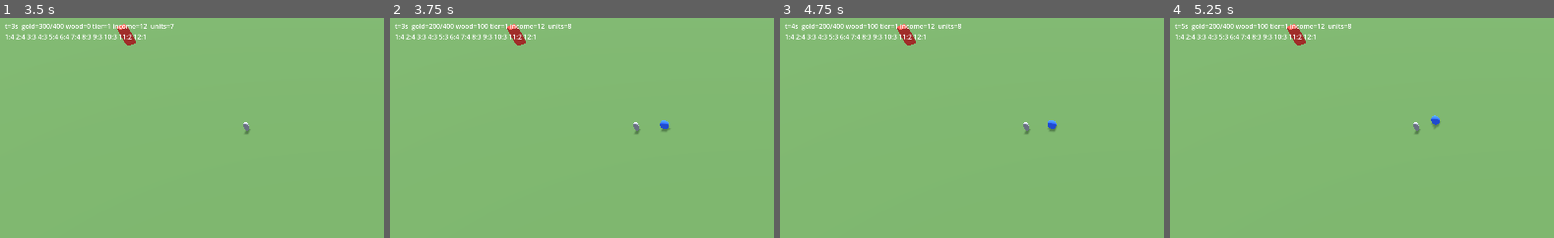
Above: before the commit, frames 1-4 (left to right).
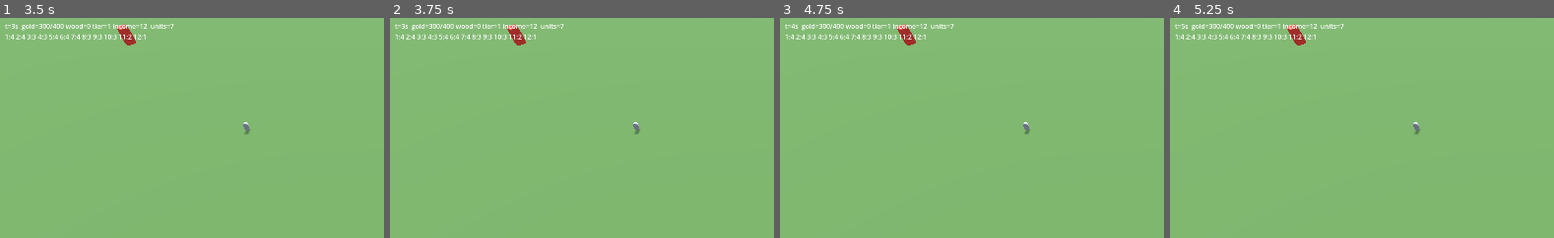
Above: after the commit, the same moments.

Repository: SapphireSignal/CrystalClashClaude
Game: Godot game, scene res://game/main.tscn
Two runs of this game, one before a commit and one after it. Both use one fixed random seed, a clock stepped at 60 frames per second and the inputs below.
Inputs (mouse positions are % of the whole screen's width and height, from its top left):
- Up to frame 1 (3.5 s): tap Enter at 0.5, 2 s; move the mouse to (46, 70) at 0.52 s; tap 1 at 0.6 s; tap Space at 1.25, 2.75 s; move the mouse to (82, 65) at 1.27 s; tap 2 at 1.35 s; move the mouse to (20, 35) at 2.02 s; tap 3 at 2.1 s; move the mouse to (56, 50) at 2.77 s; tap 4 at 2.85 s
- Up to frame 2 (3.75 s): tap Enter at 3.5 s; move the mouse to (36, 25) at 3.52 s; tap 5 at 3.6 s
- Up to frame 3 (4.75 s): tap Space at 4.25 s; move the mouse to (74, 45) at 4.27 s; tap 6 at 4.35 s
- Up to frame 4 (5.25 s): move the mouse to (31, 55) at 5.02 s; tap 7 at 5.1 s
The pictures show only the part of the screen within x 0-50%, y 0-50%; the shares and areas given below are measured in that part.

Frame 1 is identical in both runs. In frame 2, 0.5% of the frame differs, in the area x 10-73%, y 2-52%; in frame 3, 0.5%; in frame 4, 0.5%.

Commit message:
Overheal, projectile splash with splash factor, dynamic drop zone
Co-Authored-By: Claude Fable 5.1 <noreply@anthropic.com>

Diff:
--- a/game/sim/projectile.gd
+++ b/game/sim/projectile.gd
@@ -14,6 +14,8 @@
 var damage: float
 var damage_type: int
 var created_at: int
+var aoe: float = 0.0          # splash radius on impact (eiWelaAreaOfEffect passed from the shooter or own)
+var splash_factor: float = 10000.0   # eiWelaSplashfactor: total damage pool = damage * factor
 
 
 func _init(p_unit_id: String, league: int) -> void:
@@ -21,3 +23,7 @@
 	var bb := Blackboard.new()
 	UnitDb.fill_blackboard(bb, unit_id, league)
 	speed = bb.get_float("eiSpeed", Blackboard.ANY_GROUP, 20.0 / 1000.0)
+	for g in bb.groups_of("eiWelaAreaOfEffect"):   # projectile scripts with their own splash group
+		aoe = maxf(aoe, bb.get_float("eiWelaAreaOfEffect", g, 0.0))
+	for g in bb.groups_of("eiWelaSplashfactor"):
+		splash_factor = bb.get_float("eiWelaSplashfactor", g, 10000.0)
--- a/game/sim/sim_entity.gd
+++ b/game/sim/sim_entity.gd
@@ -16,6 +16,7 @@
 
 var health: float = 0.0
 var max_health: float = 0.0
+var overheal: float = 0.0            # reOverheal: absorbed before health, capped at max_health * 2
 var alive: bool = true
 var base_armor: SimConstants.ArmorType = SimConstants.ArmorType.UNARMORED
 var base_speed: float = SimConstants.DEFAULT_SPEED   # units per ms
--- a/game/sim/simulation.gd
+++ b/game/sim/simulation.gd
@@ -395,9 +395,18 @@
 	return out
 
 
-## ZONE_DROP: the map's Drop polygon. The dynamic nexus/lane-push zones are not implemented yet.
-func _in_drop_zone(_team: int, p: Vector2) -> bool:
-	return map.in_zone("Drop", p)
+## Drops need the map's Drop polygon (TWelaTargetConstraintZoneComponent ZONE_DROP) and the team's dynamic
+## drop zone (dzDrop): radius eiWelaRange[3] around the own nexus (31.5) and own lanetowers (30),
+## emitted by TDynamicZoneRadialEmitterComponent, so the zone grows as lane nodes are captured.
+func _in_drop_zone(team: int, p: Vector2) -> bool:
+	if not map.in_zone("Drop", p):
+		return false
+	for e: SimEntity in entities.values():
+		if not e.alive or e.team != team or not (e.has("upNexus") or e.has("upLanetower")):
+			continue
+		if e.position.distance_to(p) <= e.bb.get_float("eiWelaRange", 3, 0.0):
+			return true
+	return false
 
 
 func _has_legendary_unit(team: int) -> bool:
@@ -678,7 +687,7 @@
 	if group == e.fire_group or w.kind == Wela.Kind.FIGHT:
 		attack_fired.emit(e, target, amount)
 	if w.projectile != "":
-		_launch_projectile(w.projectile, e, target, amount, dtype)
+		_launch_projectile(w.projectile, e, target, amount, dtype, group)
 	elif w.kills:
 		if target.alive and target != e:
 			target.exiled = w.exiles
@@ -764,7 +773,9 @@
 		if b.taken_damage_mult != 1.0 and (b.taken_damage_types == 0 or damage_type & b.taken_damage_types):
 			amount *= b.taken_damage_mult
 	var final := SimConstants.apply_armor(amount, target.armor(), damage_type)
-	target.health -= final
+	var from_overheal := minf(final, target.overheal)   # THealthComponent.OnDamage: overheal absorbs first
+	target.overheal -= from_overheal
+	target.health -= final - from_overheal
 	if target.health <= 0.0:
 		_kill(target, source)
 	return final
@@ -802,15 +813,20 @@
 	return amount
 
 
-## THealthComponent.OnHeal: heal up to max health (overheal not implemented yet).
-func heal(target: SimEntity, amount: float, _damage_type: int, _source: SimEntity) -> float:
+## THealthComponent.OnHeal: heal up to max health; with dtOverheal the rest becomes overheal, capped at
+## max_health * OVERHEAL_LIMIT_FACTOR.
+func heal(target: SimEntity, amount: float, damage_type: int, _source: SimEntity) -> float:
 	if not target.alive or target.has("upUnhealable"):
 		return 0.0
 	var healed := minf(amount, target.max_health - target.health)
 	target.health += healed
-	if healed > 0.0:
-		_on_healed(target, healed)
-	return healed
+	var over := 0.0
+	if damage_type & SimConstants.DamageType.OVERHEAL:
+		over = maxf(0.0, minf(amount - healed, target.max_health * SimConstants.OVERHEAL_LIMIT_FACTOR - target.overheal))
+		target.overheal += over
+	if healed + over > 0.0:
+		_on_healed(target, healed + over)
+	return healed + over
 
 
 ## TAutoBrainOnHealedComponent: fires once (or once per TimesForEach healed) on the owner; the group may
@@ -873,7 +889,7 @@
 			if candidates.is_empty():
 				continue
 			target = candidates[rng.randi_range(0, candidates.size() - 1)]
-		_launch_projectile(w.projectile, e, target, e.damage(w.group), e.damage_type(w.group))
+		_launch_projectile(w.projectile, e, target, e.damage(w.group), e.damage_type(w.group), w.group)
 
 
 ## Targeting (Server.Welas.pas:1740-1790): efficiency first (missing health for heals), then upLowPrio last,
@@ -913,7 +929,7 @@
 # ---------------------------------------------------------------- projectiles
 
 ## TWelaEffectProjectileComponent.Fire: the projectile carries the shooter's weapon values.
-func _launch_projectile(pattern: String, shooter: SimEntity, target: SimEntity, dmg: float, damage_type: int) -> Projectile:
+func _launch_projectile(pattern: String, shooter: SimEntity, target: SimEntity, dmg: float, damage_type: int, group: int = -1) -> Projectile:
 	var p := Projectile.new(pattern, league)
 	p.id = _next_id
 	_next_id += 1
@@ -925,9 +941,31 @@
 	p.damage = dmg
 	p.damage_type = damage_type
 	p.created_at = time_ms
+	if group >= 0:   # the shooter's group values ride along (eiWelaAreaOfEffect, eiWelaSplashfactor)
+		if shooter.bb.has_value("eiWelaAreaOfEffect", group):
+			p.aoe = shooter.bb.get_float("eiWelaAreaOfEffect", group, 0.0)
+		if shooter.bb.has_value("eiWelaSplashfactor", group):
+			p.splash_factor = shooter.bb.get_float("eiWelaSplashfactor", group, 10000.0)
 	projectiles[p.id] = p
 	projectile_spawned.emit(p)
 	return p
+
+
+## TWarheadSplashDamageComponent on impact: every enemy within the area takes damage; with a splash
+## factor the total pool is damage * factor spread evenly, each capped at the full damage.
+func _projectile_splash(p: Projectile, primary: SimEntity) -> void:
+	var source: SimEntity = entities.get(p.source_id)
+	var targets: Array[SimEntity] = []
+	for other: SimEntity in entities.values():
+		if not other.alive or other.team == p.team or other.team == 0 or not other.is_targetable():
+			continue
+		if other.position.distance_to(primary.position) - other.collision_radius <= p.aoe:
+			targets.append(other)
+	if targets.is_empty():
+		return
+	var per_target := minf(p.damage, p.damage * p.splash_factor / targets.size())
+	for other in targets:
+		deal_damage(other, per_target, p.damage_type, source)
 
 
 ## TMovementComponent.IdleDirect with range 0 toward the (homing) target, then FireAtTarget on arrival.
@@ -944,7 +982,10 @@
 			p.position = p.last_target_position
 			var hit := target != null and target.alive
 			if hit:
-				deal_damage(target, p.damage, p.damage_type, entities.get(p.source_id))
+				if p.aoe > 0.0:
+					_projectile_splash(p, target)
+				else:
+					deal_damage(target, p.damage, p.damage_type, entities.get(p.source_id))
 			projectiles.erase(id)
 			projectile_removed.emit(p, hit)
 		else:
--- a/tests/test_sim.gd
+++ b/tests/test_sim.gd
@@ -265,6 +265,7 @@
 
 func test_sandbox_free_cards() -> void:
 	var sim := Simulation.new(2, 4)
+	sim.spawn_bases()
 	var c: Commander = sim.commanders[Simulation.TEAM_RED]
 	c.free_cards = true
 	c.set_deck(["Units/White/FootmanDrop"])
@@ -697,6 +698,64 @@
 	runner.check_eq(sim.alive_entities(Simulation.TEAM_BLUE).filter(func(e): return e.has("upCharm")).size(), 3, "three charms alive")
 
 
+func test_overheal() -> void:
+	var sim := _spell_sim()
+	var monk := sim.spawn("Units/White/Monk", Simulation.TEAM_BLUE, Vector2(2, -23))
+	monk.base_speed = 0.0
+	monk.health = 200.0
+	runner.check_eq(sim.play_card(Simulation.TEAM_BLUE, 2, monk.id), Simulation.PlayResult.OK, "solar flare")
+	runner.check_near(monk.health, 265.0, "health capped")
+	runner.check_near(monk.overheal, 335.0, "400 - 65 becomes overheal")
+	sim.deal_damage(monk, 100.0, SimConstants.DamageType.TRUE, monk)
+	runner.check_near(monk.overheal, 235.0, "damage eats overheal first")
+	runner.check_near(monk.health, 265.0, "health untouched while overheal lasts")
+	sim.deal_damage(monk, 300.0, SimConstants.DamageType.TRUE, monk)
+	runner.check_near(monk.overheal, 0.0, "overheal gone")
+	runner.check_near(monk.health, 200.0, "remaining 65 hit health")
+	monk.overheal = 0.0
+	monk.health = 265.0
+	sim.commanders[Simulation.TEAM_BLUE].slots[2].charges = 3
+	sim.play_card(Simulation.TEAM_BLUE, 2, monk.id)
+	sim.play_card(Simulation.TEAM_BLUE, 2, monk.id)
+	runner.check_near(monk.overheal, 530.0, "overheal capped at 2x max health")
+
+
+func test_projectile_splash() -> void:
+	var sim := Simulation.new(13, 4)
+	var saint := sim.spawn("Units/White/PatronSaint", Simulation.TEAM_BLUE, Vector2(0, -23))   # 110 dmg, aoe 2
+	var a := sim.spawn("Units/White/Monk", Simulation.TEAM_RED, Vector2(3, -23))
+	var b := sim.spawn("Units/White/Monk", Simulation.TEAM_RED, Vector2(4, -23))
+	var far := sim.spawn("Units/White/Monk", Simulation.TEAM_RED, Vector2(8, -23))
+	for m in [a, b, far]:
+		m.base_speed = 0.0
+		sim.apply_buff(m, "Stun")
+		m.buffs[0].expires_at = 1 << 40
+	var hits: Array = []
+	var on_removed := func(_p, hit): hits.append(hit)
+	sim.projectile_removed.connect(on_removed)
+	while hits.is_empty() and sim.time_ms < 5000:
+		sim.step()
+	sim.projectile_removed.disconnect(on_removed)
+	runner.check_near(a.health, 265.0 - 110.0, "primary target takes 110")
+	runner.check_near(b.health, 265.0 - 110.0, "neighbour in the 2.0 area takes full splash")
+	runner.check_near(far.health, 265.0, "unit outside the area untouched")
+
+
+func test_dynamic_drop_zone() -> void:
+	var sim := Simulation.new(13, 4)
+	sim.spawn_bases()
+	var c: Commander = sim.commanders[Simulation.TEAM_BLUE]
+	c.set_deck(["Units/White/FootmanDrop"])
+	c.free_cards = true
+	runner.check_eq(sim.play_card(Simulation.TEAM_BLUE, 0, Vector2(-70, -23)), Simulation.PlayResult.OK, "within 31.5 of the nexus")
+	runner.check_eq(sim.play_card(Simulation.TEAM_BLUE, 0, Vector2(-25, -23)), Simulation.PlayResult.OK, "within 30 of the own lanetower at -48")
+	runner.check_eq(sim.play_card(Simulation.TEAM_BLUE, 0, Vector2(0, -23)), Simulation.PlayResult.BAD_TARGET, "lane center is outside the blue zone")
+	runner.check_eq(sim.play_card(Simulation.TEAM_BLUE, 0, Vector2(60, -23)), Simulation.PlayResult.BAD_TARGET, "red side is outside")
+	var node: SimEntity = sim.alive_entities(0)[0]
+	sim.replace_entity(node, "Units/Neutral/LanetowerLevel1", Simulation.TEAM_BLUE)
+	runner.check_eq(sim.play_card(Simulation.TEAM_BLUE, 0, Vector2(20, -23)), Simulation.PlayResult.OK, "captured lane tower extends the zone")
+
+
 func test_drop_formation() -> void:
 	var sim := Simulation.new(1, 4)
 	var squad := sim.drop_squad("Units/White/Footman", Simulation.TEAM_BLUE, Vector2(0, -23), 4)
Not shown, changed: CLAUDE.md
Not shown, changed: CONTINUE.md
